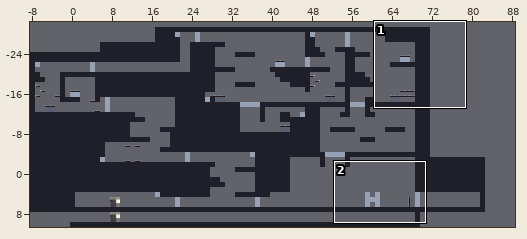
An edit to a level. Tiled map, Assets/Assets/VerticalSlice/VSTest.tmx. Above, an overview of the earlier version with the close-up marked.
Close-up. The starting point:
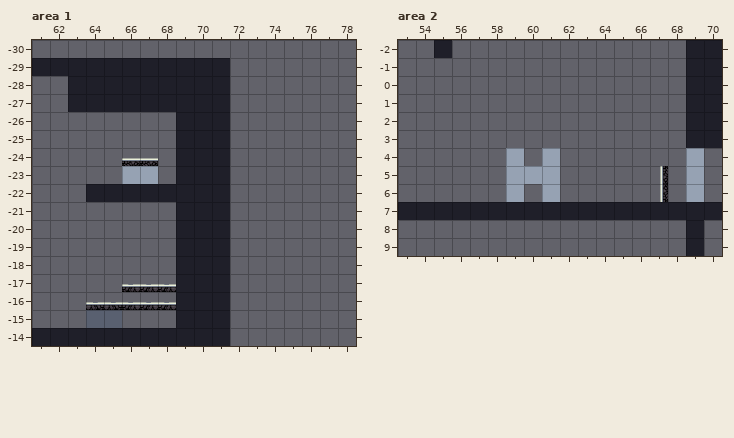
Cells are 32x32 px. Shown: area 1 x 61..78, y -30..-14; area 2 x 53..70, y -2..9. The commit also changed other parts of the map, which this record leaves out.
After the commit:
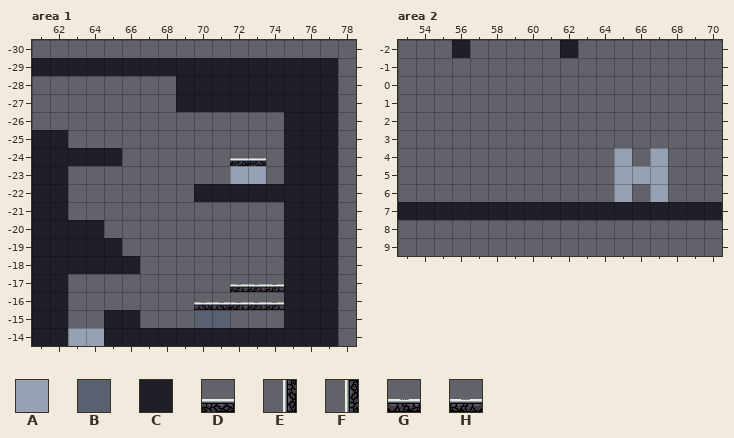
Key: from "Test1": A 0, B 1, C 3; from "tile_lvl1_inside_05": D 0, E 0 flipped on the diagonal, F 0 turned 270, G 1, H 1 flipped left-right.
_ is an empty cell.
Tiles replaced or removed in this view: A, B, C, D, E, F, G, H.
The edit:
Changed rows in their new state; . is an unchanged cell.
Layer "Test1", area 1:
first column x 61:
-29 ...........CCCCCC
-28 ..______...CCCCCC
-27 ..______...CCCCCC
-26 ........___...CCC
-25 CC......___...CCC
-24 CCCCC__.___DD.CCC
-23 CC...__.___AA.CCC
-22 CC.______..CCCCCC
-21 CC......___...CCC
-20 CCCC....___...CCC
-19 CCCCC...___...CCC
-18 CCCCCC..___...CCC
-17 CC...______HHHCCC
-16 CC.______GGHHHCCC
-15 CC..CC.._BB...CCC
-14 ..AA.......CCCCCC
Layer "Test1", area 2:
first column x 55:
-2 _C.....C......__
-1 ..............__
 0 ..............__
 1 ..............__
 2 ..............__
 3 ..............__
 4 ...._._...A.A._.
 5 ....___...AAA._.
 6 ...._._...A.A._.
 8 .............._.
 9 .............._.
Changed places in both close-ups, as pixel boxes (x1, y1, x2, y2):
changed: (32, 58, 338, 346)
changed: (434, 40, 470, 58)
added: (560, 40, 578, 58)
removed: (686, 40, 722, 202)
removed: (506, 148, 560, 202)
changed: (614, 148, 668, 202)
removed: (686, 220, 704, 256)
